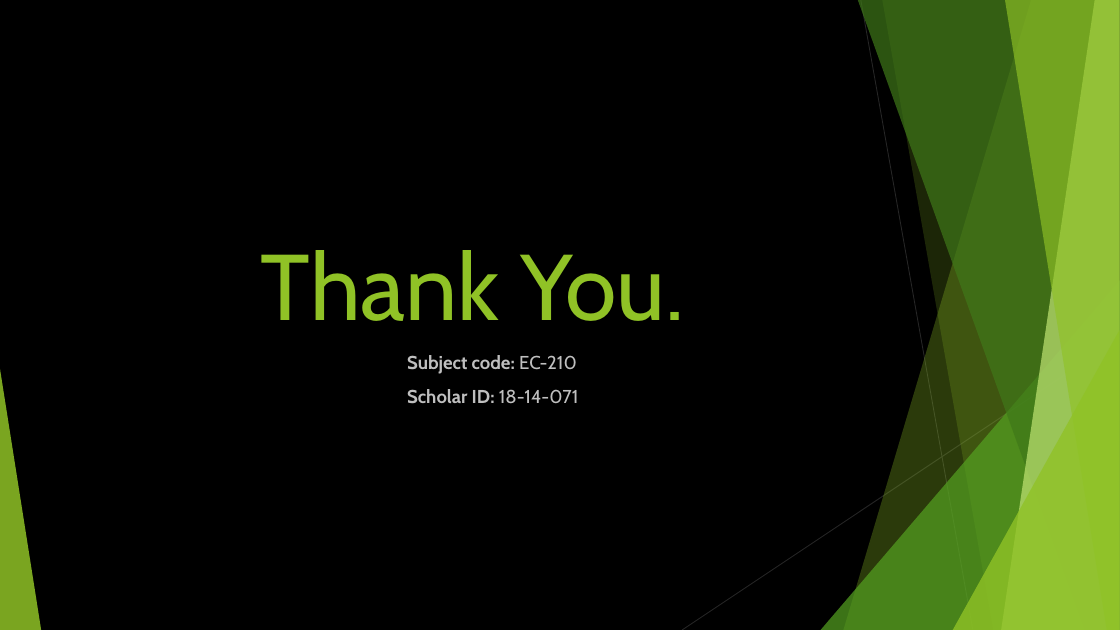
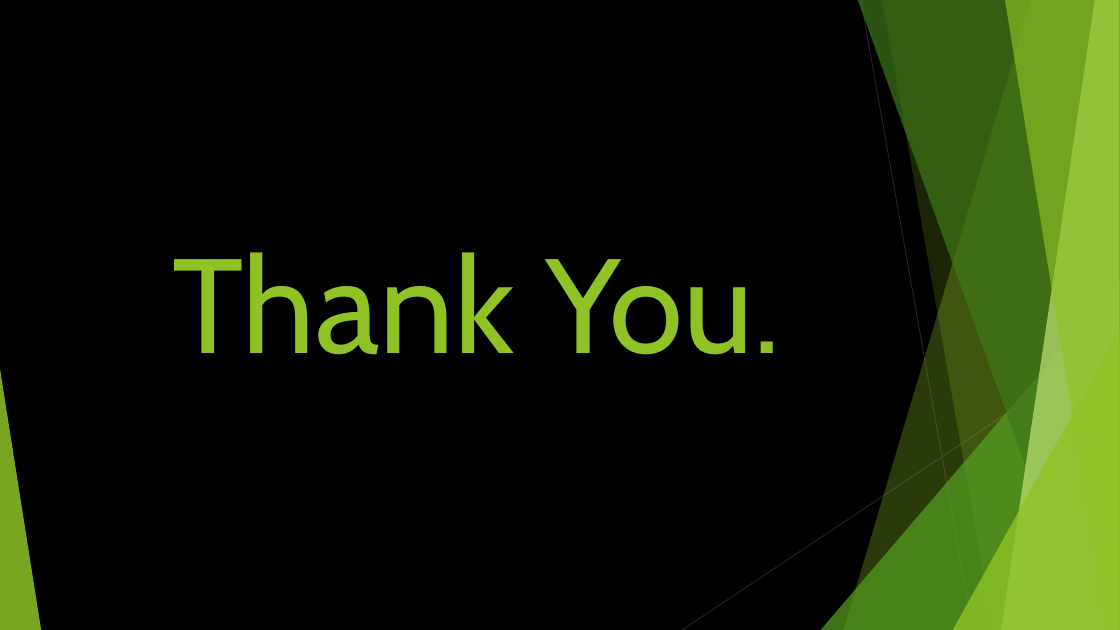
Before and after one commit to Dhi13man/3Dimensional-Electrostatics-Simulation, a slide deck: slide 27 of CoulombsLaw.pptx. Drawn at 1120x630 pixels with LibreOffice and Linux fonts; fonts in the diff are those of the drawing. Boxes give left, top, right and bottom in pixels: in the first picture for what was removed or moved away, otherwise in the second. Text is boxed around its words. In the diff, an @@ line names an element or a change of style, - is before the commit and + after.

```diff
--- a/CoulombsLaw.pptx
+++ b/CoulombsLaw.pptx
@@ title "Thank You." moved from (x1=261, y1=250, x2=684, y2=321) to (x1=172, y1=252, x2=781, y2=355) @@
@@ title "Thank You." at (x1=172, y1=252, x2=781, y2=355): size 80 to 115 pt @@
@@ text removed at (x1=407, y1=355, x2=578, y2=404) @@
-Subject code: EC-210
-Scholar ID: 18-14-071
```
Also in this commit, not shown: 1 other slide changed.
